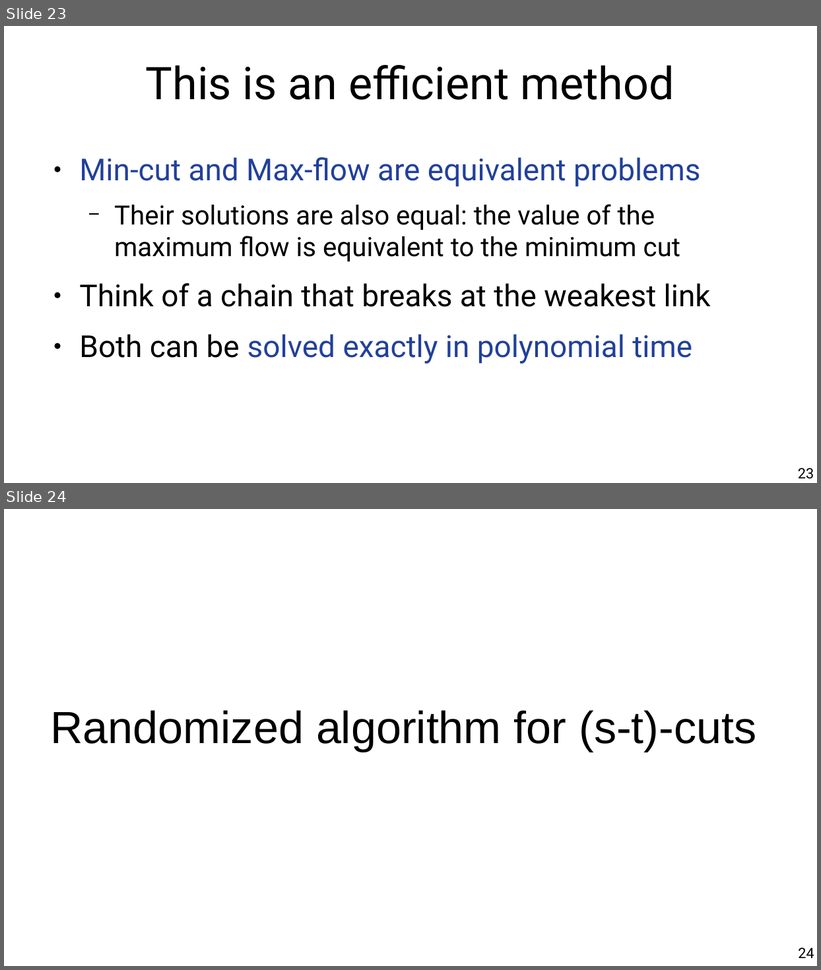
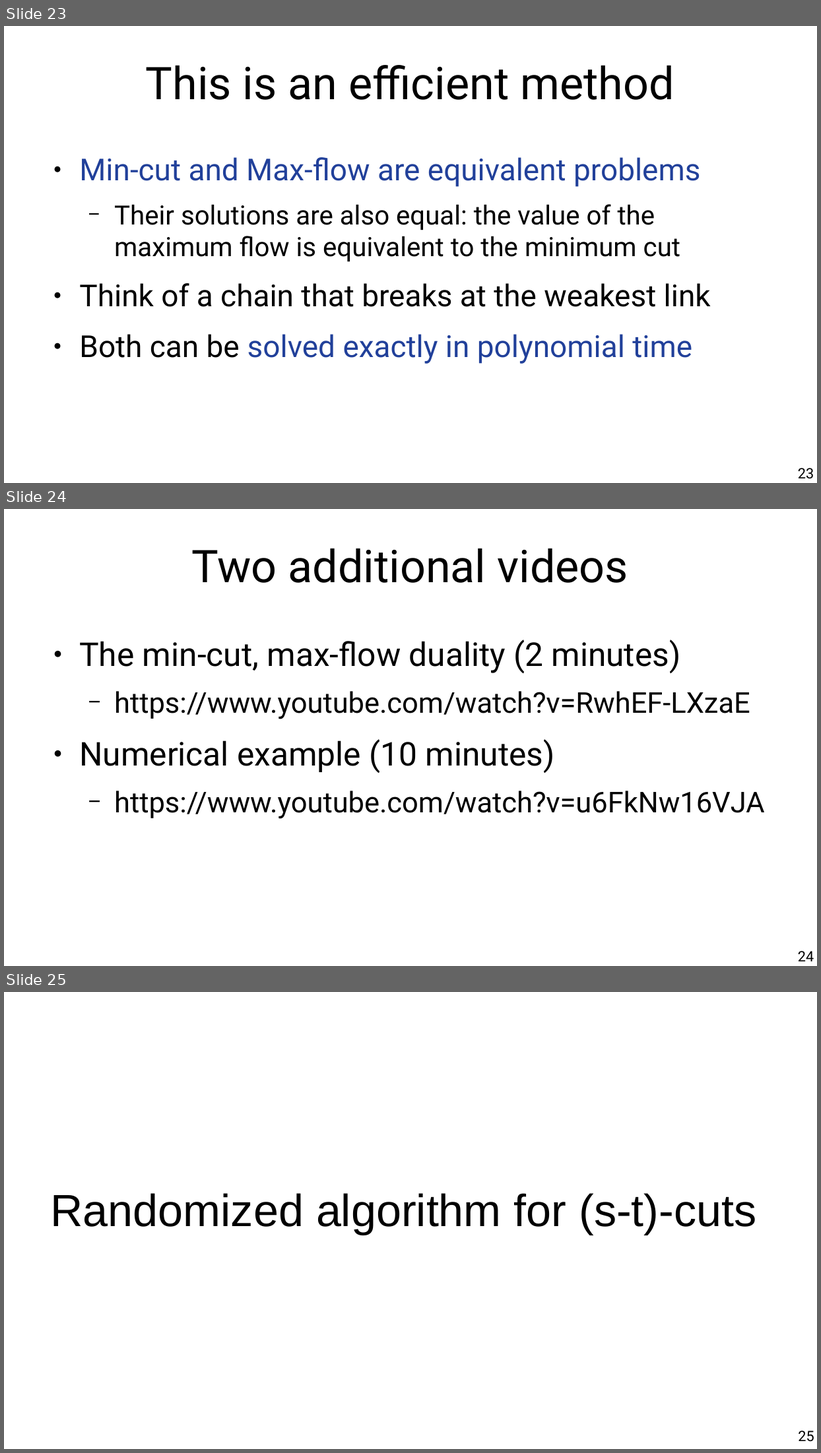
Before and after one commit to chatox/networks-science-course, a slide deck: theory/odp/tt20_network_flows.odp. Shown one above the other, each under a label of ours: slides 23 and 24 before the commit, slides 23, 24 and 25 after it. The pictures are 821x970 and 821x1453 pixels, drawn with LibreOffice and Linux fonts; fonts in the diff are those of the drawing. Boxes give left, top, right and bottom in pixels: in the first picture for what was removed or moved away, otherwise in the second. Text is boxed around its words. In the diff, an @@ line names an element or a change of style, - is before the commit and + after.

```diff
--- a/theory/odp/tt20_network_flows.odp
+++ b/theory/odp/tt20_network_flows.odp
@@ slide 24 added at box(4, 509, 817, 966), background #FFFFFF @@
@@ title added at box(192, 548, 628, 583), 44 pt, text #000000 @@
+Two additional videos
@@ text added at box(79, 640, 765, 819), 28 pt, text #000000 @@
+● The min-cut, max-flow duality (2 minutes)
+  − https://www.youtube.com/watch?v=RwhEF-LXzaE
+● Numerical example (10 minutes)
+  − https://www.youtube.com/watch?v=u6FkNw16VJA
@@ page number added at box(798, 951, 814, 962), 14 pt, text #000000 @@
+24
@@ what was slide 24 is now slide 25 @@
@@ page number at box(798, 1431, 814, 1442): text changed @@
-24
+25
```
Also in this commit, not shown: 11 slides changed, 1 other file.
